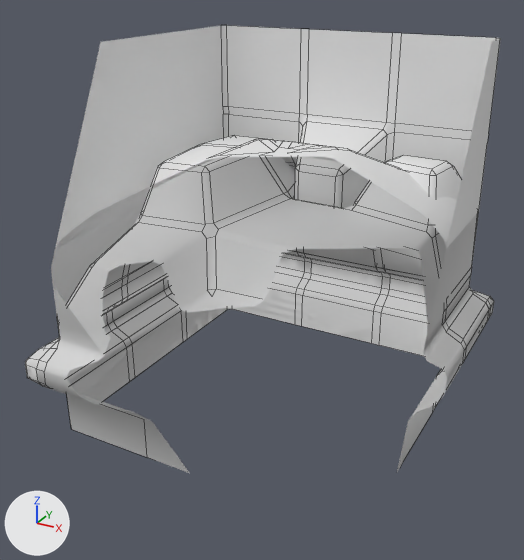
An edit to the Blender file work/blocks.blend, drawn before and after from the same camera.
Camera for both pictures: a 50 mm lens placed at (0.128, -0.2477, 0.178), pointed at (-0.004, -0.0076, 0.058). Lighting does not change. The marker at lower left points along +X, +Y and +Z. Mesh edges are drawn as thin lines. Everything nearer to the camera than a plane just in front of the edit is cut away.

Names of what the first picture shows: 'Block', 'Ruin', 'Top'.
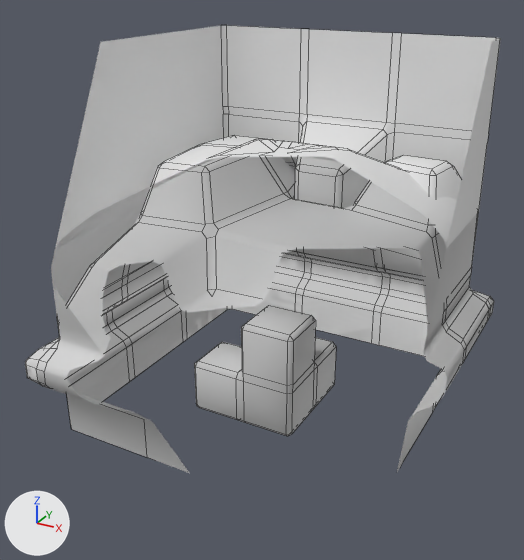
Changed parts and their boxes (x1, y1, x2, y2) in the pictures (524 x 560 px):
```json
{"object": "Explode", "change": "added", "after": [194, 305, 336, 436]}
```

The change, as JSON lines over the scene's bpy script:
```json
{"op": "add", "block": "me_cube_009", "code": ["me_cube_009 = bpy.data.meshes.new('Cube.009')", "me_cube_009.from_pydata(...)  # 20 vertices, 18 faces; spans x -0.0375..0.0125, y -0.0125..0.0375, z -0.0125..0.0375", "me_cube_009.polygons.foreach_set('use_smooth', [True] * 18)", "me_cube_009.materials.append(mat_material)  # white #e7e7e7"]}
{"op": "add", "block": "ob_explode", "code": ["ob_explode = bpy.data.objects.new('Explode', me_cube_009)", "ob_explode.location = (0.0, 0.0, 0.0)", "_m = ob_explode.modifiers.new('Bevel', 'BEVEL')", "_m.width = 0.002", "_m.width_pct = 0.002", "_m.limit_method = 'NONE'", "_m.spread = 0.0"]}
```
